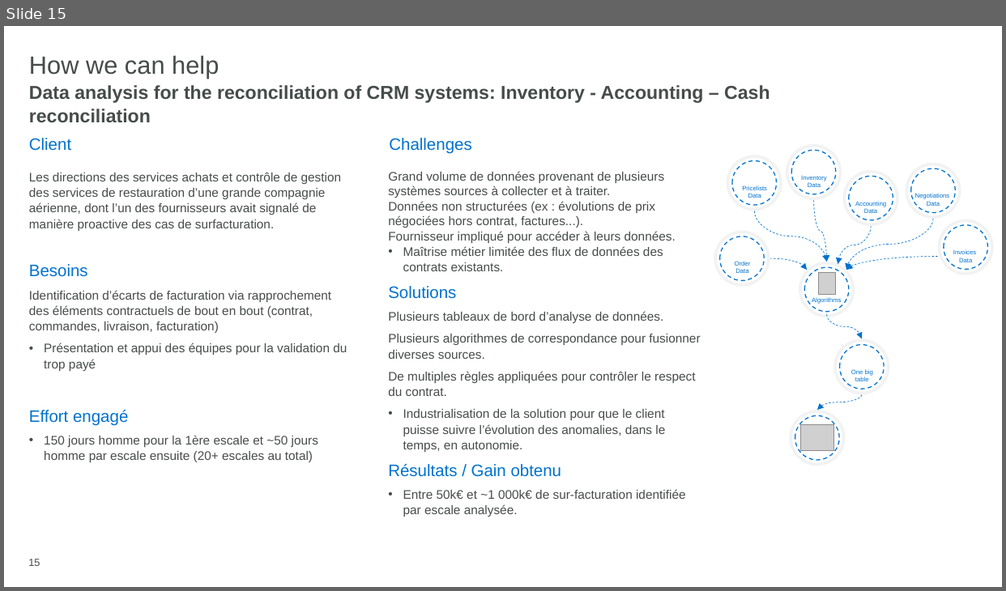
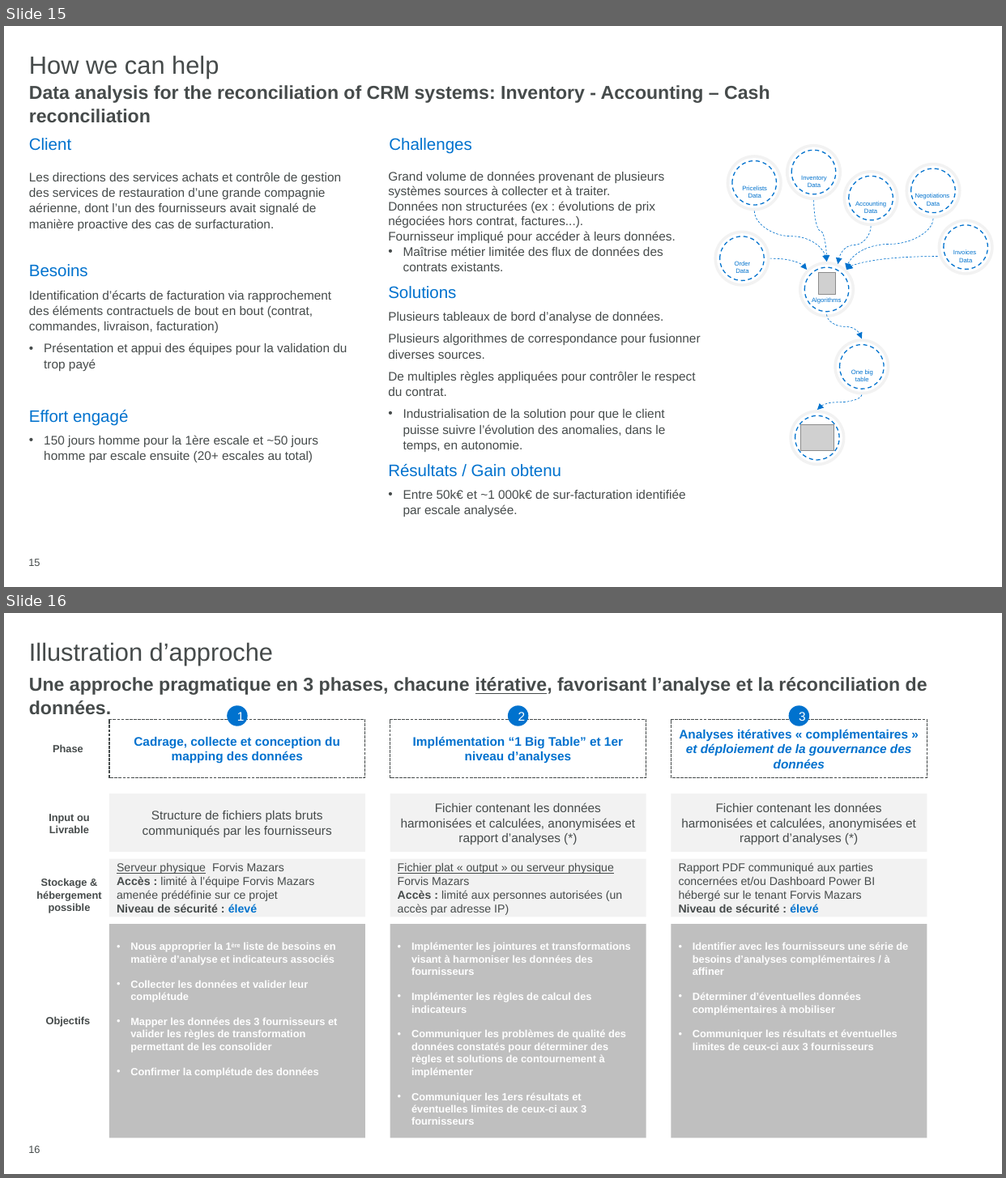
Before and after one commit to jupyter-naas/abi, a slide deck: assets/PresentationTemplate_FM.pptx. Shown one above the other, each under a label of ours: slide 15 before the commit, slides 15 and 16 after it. The pictures are 1006x591 and 1006x1178 pixels, drawn with LibreOffice and Linux fonts; fonts in the diff are those of the drawing; grey boxes stand for pictures; background and template pictures are left out. Boxes give left, top, right and bottom in pixels: in the first picture for what was removed or moved away, otherwise in the second. Text is boxed around its words. In the diff, an @@ line names an element or a change of style, - is before the commit and + after.

Commit message:
feat: evol ppt template

```diff
--- a/assets/PresentationTemplate_FM.pptx
+++ b/assets/PresentationTemplate_FM.pptx
@@ slide 16 added at [4,613,1002,1174], background #FFFFFF @@
@@ text added at [29,642,273,665], 24 pt, text #464B4B @@
+Illustration d’approche
@@ text added at [29,677,927,714], 18 pt, text #464B4B, bold @@
+Une approche pragmatique en 3 phases, chacune itérative, favorisant l’analyse et la réconciliation de données.
@@ ellipse added at [227,706,248,726], fill #0072CE, 12 pt, text #FFFFFF @@
+1
@@ ellipse added at [508,706,529,726], fill #0072CE, 12 pt, text #FFFFFF @@
+2
@@ ellipse added at [789,706,809,726], fill #0072CE, 12 pt, text #FFFFFF @@
+3
@@ rectangle added at [109,719,365,777], outline #464B4B 1 pt dashed, 12 pt, text #0071CE, bold @@
+Cadrage, collecte et conception du mapping des données
@@ rectangle added at [390,719,646,777], outline #464B4B 1 pt dashed, 12 pt, text #0071CE, bold @@
+Implémentation “1 Big Table” et 1er niveau d’analyses
@@ rectangle added at [671,719,927,777], outline #464B4B 1 pt dashed, 12 pt, text #0071CE, bold, italic @@
+Analyses itératives « complémentaires » et déploiement de la gouvernance des données
@@ text added at [53,744,83,752], 10 pt, text #464B4B, bold @@
+Phase
@@ rectangle added at [109,794,365,852], fill #F2F2F2, 12 pt, text #464B4B @@
+Structure de fichiers plats bruts communiqués par les fournisseurs
@@ rectangle added at [390,794,646,852], fill #F2F2F2, 12 pt, text #464B4B @@
+Fichier contenant les données harmonisées et calculées, anonymisées et rapport d’analyses (*)
@@ rectangle added at [671,794,927,852], fill #F2F2F2, 12 pt, text #464B4B @@
+Fichier contenant les données harmonisées et calculées, anonymisées et rapport d’analyses (*)
@@ text added at [49,814,90,833], 10 pt, text #464B4B, bold @@
+Input ou Livrable
@@ text added at [36,878,101,914], 10 pt, text #464B4B, bold @@
+Stockage & hébergement possible
@@ rectangle added at [109,859,365,918], fill #F2F2F2, 11 pt, text #464B4B @@
+Serveur physique Forvis Mazars
+Accès : limité à l’équipe Forvis Mazars amenée prédéfinie sur ce projet
+Niveau de sécurité : élevé
@@ rectangle added at [390,859,646,918], fill #F2F2F2, 11 pt, text #464B4B @@
+Fichier plat « output » ou serveur physique Forvis Mazars
+Accès : limité aux personnes autorisées (un accès par adresse IP)
@@ rectangle added at [671,859,927,918], fill #F2F2F2, 11 pt, text #464B4B @@
+Rapport PDF communiqué aux parties concernées et/ou Dashboard Power BI hébergé sur le tenant Forvis Mazars
+Niveau de sécurité : élevé
@@ rectangle added at [109,924,365,1139], fill #BFBFBF, 10 pt, text #FFFFFF, bold @@
+• Nous approprier la 1ère liste de besoins en matière d’analyse et indicateurs associés
+• Collecter les données et valider leur complétude
+• Mapper les données des 3 fournisseurs et valider les règles de transformation permettant de les consolider
+• Confirmer la complétude des données
@@ rectangle added at [390,924,646,1139], fill #BFBFBF, 10 pt, text #FFFFFF, bold @@
+• Implémenter les jointures et transformations visant à harmoniser les données des fournisseurs
+• Implémenter les règles de calcul des indicateurs
+• Communiquer les problèmes de qualité des données constatés pour déterminer des règles et solutions de contournement à implémenter
+• Communiquer les 1ers résultats et éventuelles limites de ceux-ci aux 3 fournisseurs
@@ rectangle added at [671,924,927,1139], fill #BFBFBF, 10 pt, text #FFFFFF, bold @@
+• Identifier avec les fournisseurs une série de besoins d’analyses complémentaires / à affiner
+• Déterminer d’éventuelles données complémentaires à mobiliser
+• Communiquer les résultats et éventuelles limites de ceux-ci aux 3 fournisseurs
@@ text added at [46,1016,91,1027], 10 pt, text #464B4B, bold @@
+Objectifs
@@ page number added at [28,1146,40,1153], 10 pt, text #464B4B @@
+16
```
